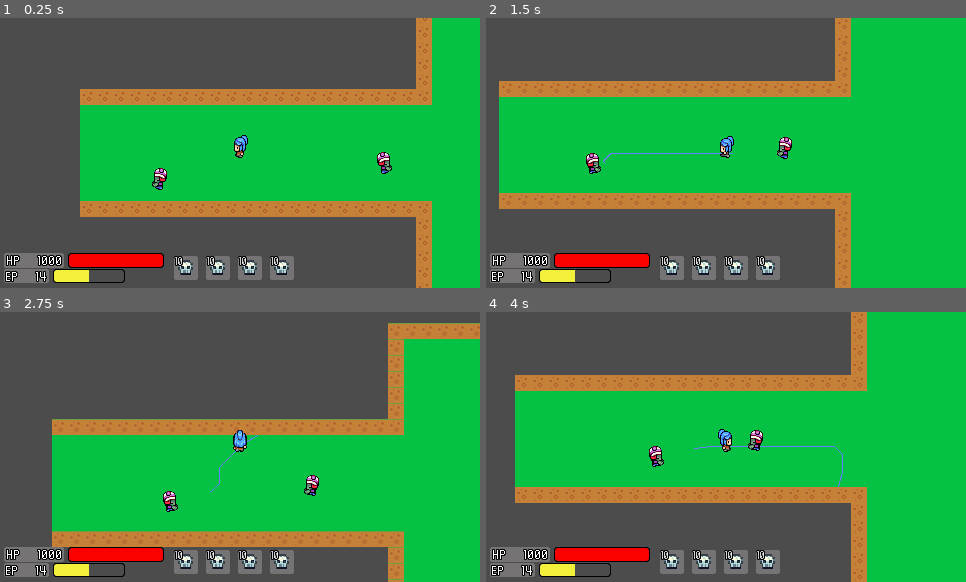
Above: before the commit, frames 1-4 (two rows, left to right).
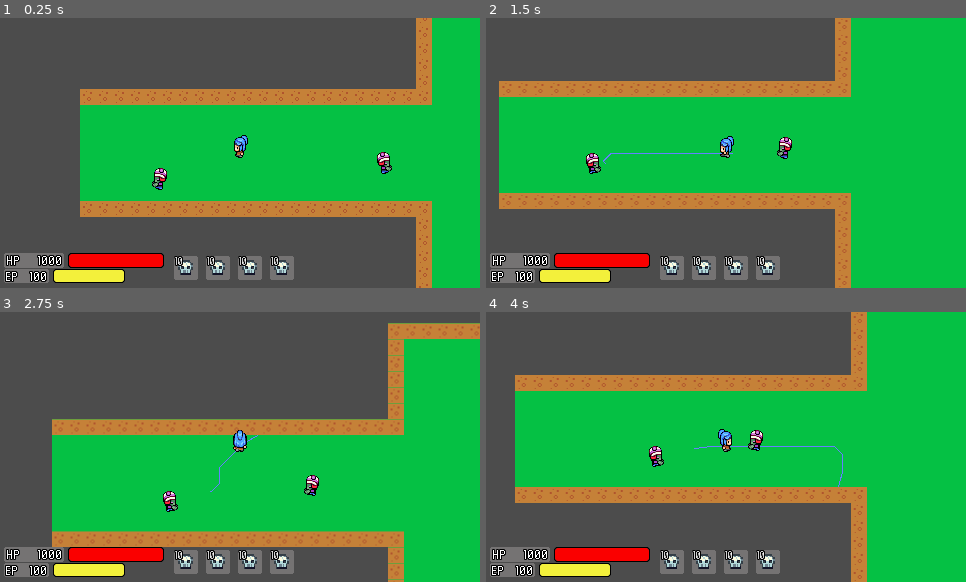
Above: after the commit, the same moments.

Repository: destroysound/DungeonCrawl
Game: Godot game, scene res://GameScene.tscn
Same seed, same stepped clock (60 frames per second), same inputs: the game is played once before the commit and once after it.
Inputs (mouse positions are in pixels of both pictures, inside the frame that each line leads up to):
- Up to frame 1 (0.25 s): no input
- Up to frame 2 (1.5 s): move the mouse to (870, 163) at 0.52 s; click (870, 163) at 0.67 s; move the mouse to (596, 163) at 1.27 s; click (596, 163) at 1.42 s
- Up to frame 3 (2.75 s): move the mouse to (288, 387) at 2.02 s; click (288, 387) at 2.17 s
- Up to frame 4 (4 s): move the mouse to (702, 501) at 2.77 s; click (702, 501) at 2.92 s; move the mouse to (870, 487) at 3.52 s; click (870, 487) at 3.67 s

The runs differ from the first frame. In frame 1, 0.4% of the frame differs, in the area x 6-26%, y 93-98%; in frame 2, 0.4%; in frame 3, 0.4%; in frame 4, 0.4%.

Commit message:
energy ui

Diff:
--- a/Bar.tscn
+++ b/Bar.tscn
@@ -76,5 +76,3 @@
 nine_patch_stretch = true
 stretch_margin_left = 48
 stretch_margin_right = 48
-
-[node name="Tween" type="Tween" parent="."]
--- a/GUI.gd
+++ b/GUI.gd
@@ -1,24 +1,32 @@
 extends Control
 
-onready var number_label = $GUI/HBoxContainer/Bars/LifeBar/Count/Background/Number
-onready var bar = $GUI/HBoxContainer/Bars/LifeBar/Gauge
-onready var tween = $GUI/HBoxContainer/Bars/LifeBar/Tween
+onready var life_number_label = $GUI/HBoxContainer/Bars/LifeBar/Count/Background/Number
+onready var life_bar = $GUI/HBoxContainer/Bars/LifeBar/Gauge
+onready var stamina_number_label = $GUI/HBoxContainer/Bars/EnergyBar/Count/Background/Number
+onready var stamina_bar = $GUI/HBoxContainer/Bars/EnergyBar/Gauge
+onready var tween = $GUI/HBoxContainer/Bars/Tween
+
 onready var player = $"/root/GameScene/YSort/Player"
 var animated_health = 0
+var animated_stamina = 0
 
 func _ready():
 	var playerMaxHp = player.maxHp
-	bar.max_value = playerMaxHp
+	var playerMaxStamina = player.maxStamina
+	life_bar.max_value = playerMaxHp
+	stamina_bar.max_value = playerMaxStamina
 	animated_health = player.curHp
+	animated_stamina = player.curStamina
 	update_health(player.curHp)
+	update_stamina(player.curStamina)
 
 func _process(delta):
-	var round_value = round(animated_health)
-	bar.value = animated_health
+	life_bar.value = animated_health
+	stamina_bar.value = animated_stamina
 
 func _on_Player_health_changed(curHp, maxHp):
-	bar.max_value = maxHp
-	number_label.text = str(curHp)
+	life_bar.max_value = maxHp
+	life_number_label.text = str(curHp)
 	update_health(curHp)
 
 func update_health(new_value):
@@ -31,3 +39,15 @@
 	var start_color = Color(1.0, 1.0, 1.0, 1.0)
 	var end_color = Color(1.0, 1.0, 1.0, 0.0)
 	tween.interpolate_property(self, "modulate", start_color, end_color, 1.0)
+
+
+func _on_Player_stamina_changed(curStamina, maxStamina):
+	stamina_bar.max_value = maxStamina
+	stamina_number_label.text = str(curStamina)
+	update_stamina(curStamina)
+
+
+func update_stamina(new_value):
+	tween.interpolate_property(self, "animated_stamina", animated_stamina, new_value, 0.1)
+	if not tween.is_active():
+		tween.start()
--- a/GUI.tscn
+++ b/GUI.tscn
@@ -55,6 +55,8 @@
 margin_right = 160.0
 margin_bottom = 30.0
 
+[node name="Tween" type="Tween" parent="GUI/HBoxContainer/Bars"]
+
 [node name="Abilities" type="HBoxContainer" parent="GUI/HBoxContainer"]
 margin_left = 170.0
 margin_top = 3.0
--- a/GameScene.tscn
+++ b/GameScene.tscn
@@ -43,3 +43,4 @@
 end_cap_mode = 2
 [connection signal="died" from="YSort/Player" to="CanvasLayer/UI" method="_on_Player_died"]
 [connection signal="health_changed" from="YSort/Player" to="CanvasLayer/UI" method="_on_Player_health_changed"]
+[connection signal="stamina_changed" from="YSort/Player" to="CanvasLayer/UI" method="_on_Player_stamina_changed"]
--- a/Player.gd
+++ b/Player.gd
@@ -21,12 +21,16 @@
 var damageText = preload("res://DamageText.tscn")
 
 signal health_changed(curHp, maxHp)
+signal stamina_changed(curStamina, maxStamina)
 signal died()
 
 func _ready ():
 	maxHp = 1000
 	curHp = 1000
+	maxStamina = 100
+	curStamina = 100
 	emit_signal("health_changed", curHp, maxHp)
+	emit_signal("stamina_changed", curStamina, maxStamina)
 	#ui.update_level_text(curLevel)
 	#ui.update_health_bar(curHp, maxHp)
 	#ui.update_xp_bar(curXp,xpToNextLevel)
@@ -124,6 +128,10 @@
 	emit_signal("health_changed", curHp, maxHp)
 	.take_damage(dmgToTake)
 
+func lose_stamina (staminaToLose):
+	emit_signal("stamina_changed", curStamina, maxStamina)
+	return .lose_stamina(staminaToLose)
+
 func select_enemy(enemy):
 	if selectedEnemy:
 		selectedEnemy.deselect()
@@ -141,11 +149,14 @@
 func begin_dash(position):
 	dashPrep = false
 	skillshot.visible = false
-	path = []
-	set_collision_mask_bit(1, false)
-	dashClickPosition = position
-	dashPosition = null
-	dashing = true
+
+	var didLoseStamina = lose_stamina(5)
+	if didLoseStamina:
+		path = []
+		set_collision_mask_bit(1, false)
+		dashClickPosition = position
+		dashPosition = null
+		dashing = true
 
 func stop_dash():
 	dashing = false;
--- a/Player.tscn
+++ b/Player.tscn
@@ -14,143 +14,143 @@
 [sub_resource type="AtlasTexture" id=4]
 flags = 4
 atlas = ExtResource( 1 )
+region = Rect2( 0, 64, 16, 32 )
+
+[sub_resource type="AtlasTexture" id=5]
+flags = 4
+atlas = ExtResource( 1 )
+region = Rect2( 16, 64, 16, 32 )
+
+[sub_resource type="AtlasTexture" id=6]
+flags = 4
+atlas = ExtResource( 1 )
+region = Rect2( 32, 64, 16, 32 )
+
+[sub_resource type="AtlasTexture" id=7]
+flags = 4
+atlas = ExtResource( 1 )
+region = Rect2( 48, 0, 16, 32 )
+
+[sub_resource type="AtlasTexture" id=8]
+flags = 4
+atlas = ExtResource( 1 )
+region = Rect2( 64, 0, 16, 32 )
+
+[sub_resource type="AtlasTexture" id=9]
+flags = 4
+atlas = ExtResource( 1 )
+region = Rect2( 0, 96, 16, 32 )
+
+[sub_resource type="AtlasTexture" id=10]
+flags = 4
+atlas = ExtResource( 1 )
+region = Rect2( 16, 96, 16, 32 )
+
+[sub_resource type="AtlasTexture" id=11]
+flags = 4
+atlas = ExtResource( 1 )
+region = Rect2( 32, 96, 16, 32 )
+
+[sub_resource type="AtlasTexture" id=12]
+flags = 4
+atlas = ExtResource( 1 )
+region = Rect2( 48, 32, 16, 32 )
+
+[sub_resource type="AtlasTexture" id=13]
+flags = 4
+atlas = ExtResource( 1 )
+region = Rect2( 64, 32, 16, 32 )
+
+[sub_resource type="AtlasTexture" id=14]
+flags = 4
+atlas = ExtResource( 1 )
+region = Rect2( 48, 64, 16, 32 )
+
+[sub_resource type="AtlasTexture" id=15]
+flags = 4
+atlas = ExtResource( 1 )
+region = Rect2( 64, 64, 16, 32 )
+
+[sub_resource type="AtlasTexture" id=16]
+flags = 4
+atlas = ExtResource( 1 )
+region = Rect2( 0, 0, 16, 32 )
+
+[sub_resource type="AtlasTexture" id=17]
+flags = 4
+atlas = ExtResource( 1 )
+region = Rect2( 16, 0, 16, 32 )
+
+[sub_resource type="AtlasTexture" id=18]
+flags = 4
+atlas = ExtResource( 1 )
+region = Rect2( 32, 0, 16, 32 )
+
+[sub_resource type="AtlasTexture" id=19]
+flags = 4
+atlas = ExtResource( 1 )
+region = Rect2( 48, 96, 16, 32 )
+
+[sub_resource type="AtlasTexture" id=20]
+flags = 4
+atlas = ExtResource( 1 )
+region = Rect2( 64, 96, 16, 32 )
+
+[sub_resource type="AtlasTexture" id=21]
+flags = 4
+atlas = ExtResource( 1 )
 region = Rect2( 0, 32, 16, 32 )
 
-[sub_resource type="AtlasTexture" id=5]
+[sub_resource type="AtlasTexture" id=22]
 flags = 4
 atlas = ExtResource( 1 )
 region = Rect2( 16, 32, 16, 32 )
 
-[sub_resource type="AtlasTexture" id=6]
+[sub_resource type="AtlasTexture" id=23]
 flags = 4
 atlas = ExtResource( 1 )
 region = Rect2( 32, 32, 16, 32 )
-
-[sub_resource type="AtlasTexture" id=7]
-flags = 4
-atlas = ExtResource( 1 )
-region = Rect2( 0, 96, 16, 32 )
-
-[sub_resource type="AtlasTexture" id=8]
-flags = 4
-atlas = ExtResource( 1 )
-region = Rect2( 16, 96, 16, 32 )
-
-[sub_resource type="AtlasTexture" id=9]
-flags = 4
-atlas = ExtResource( 1 )
-region = Rect2( 32, 96, 16, 32 )
-
-[sub_resource type="AtlasTexture" id=10]
-flags = 4
-atlas = ExtResource( 1 )
-region = Rect2( 0, 0, 16, 32 )
-
-[sub_resource type="AtlasTexture" id=11]
-flags = 4
-atlas = ExtResource( 1 )
-region = Rect2( 16, 0, 16, 32 )
-
-[sub_resource type="AtlasTexture" id=12]
-flags = 4
-atlas = ExtResource( 1 )
-region = Rect2( 32, 0, 16, 32 )
-
-[sub_resource type="AtlasTexture" id=13]
-flags = 4
-atlas = ExtResource( 1 )
-region = Rect2( 0, 64, 16, 32 )
-
-[sub_resource type="AtlasTexture" id=14]
-flags = 4
-atlas = ExtResource( 1 )
-region = Rect2( 16, 64, 16, 32 )
-
-[sub_resource type="AtlasTexture" id=15]
-flags = 4
-atlas = ExtResource( 1 )
-region = Rect2( 32, 64, 16, 32 )
-
-[sub_resource type="AtlasTexture" id=16]
-flags = 4
-atlas = ExtResource( 1 )
-region = Rect2( 48, 32, 16, 32 )
-
-[sub_resource type="AtlasTexture" id=17]
-flags = 4
-atlas = ExtResource( 1 )
-region = Rect2( 64, 32, 16, 32 )
-
-[sub_resource type="AtlasTexture" id=18]
-flags = 4
-atlas = ExtResource( 1 )
-region = Rect2( 48, 64, 16, 32 )
-
-[sub_resource type="AtlasTexture" id=19]
-flags = 4
-atlas = ExtResource( 1 )
-region = Rect2( 64, 64, 16, 32 )
-
-[sub_resource type="AtlasTexture" id=20]
-flags = 4
-atlas = ExtResource( 1 )
-region = Rect2( 48, 96, 16, 32 )
-
-[sub_resource type="AtlasTexture" id=21]
-flags = 4
-atlas = ExtResource( 1 )
-region = Rect2( 64, 96, 16, 32 )
-
-[sub_resource type="AtlasTexture" id=22]
-flags = 4
-atlas = ExtResource( 1 )
-region = Rect2( 48, 0, 16, 32 )
-
-[sub_resource type="AtlasTexture" id=23]
-flags = 4
-atlas = ExtResource( 1 )
-region = Rect2( 64, 0, 16, 32 )
 
 [sub_resource type="SpriteFrames" id=24]
 animations = [ {
 "frames": [ SubResource( 4 ), SubResource( 5 ), SubResource( 6 ) ],
 "loop": true,
+"name": "walk_right",
+"speed": 5.0
+}, {
+"frames": [ SubResource( 7 ), SubResource( 8 ) ],
+"loop": true,
+"name": "attack_down",
+"speed": 5.0
+}, {
+"frames": [ SubResource( 9 ), SubResource( 10 ), SubResource( 11 ) ],
+"loop": true,
+"name": "walk_up",
+"speed": 5.0
+}, {
+"frames": [ SubResource( 12 ), SubResource( 13 ) ],
+"loop": true,
+"name": "attack_left",
+"speed": 5.0
+}, {
+"frames": [ SubResource( 14 ), SubResource( 15 ) ],
+"loop": true,
+"name": "attack_right",
+"speed": 5.0
+}, {
+"frames": [ SubResource( 16 ), SubResource( 17 ), SubResource( 18 ) ],
+"loop": true,
+"name": "walk_down",
+"speed": 5.0
+}, {
+"frames": [ SubResource( 19 ), SubResource( 20 ) ],
+"loop": true,
+"name": "attack_up",
+"speed": 5.0
+}, {
+"frames": [ SubResource( 21 ), SubResource( 22 ), SubResource( 23 ) ],
+"loop": true,
 "name": "walk_left",
-"speed": 5.0
-}, {
-"frames": [ SubResource( 7 ), SubResource( 8 ), SubResource( 9 ) ],
-"loop": true,
-"name": "walk_up",
-"speed": 5.0
-}, {
-"frames": [ SubResource( 10 ), SubResource( 11 ), SubResource( 12 ) ],
-"loop": true,
-"name": "walk_down",
-"speed": 5.0
-}, {
-"frames": [ SubResource( 13 ), SubResource( 14 ), SubResource( 15 ) ],
-"loop": true,
-"name": "walk_right",
-"speed": 5.0
-}, {
-"frames": [ SubResource( 16 ), SubResource( 17 ) ],
-"loop": true,
-"name": "attack_left",
-"speed": 5.0
-}, {
-"frames": [ SubResource( 18 ), SubResource( 19 ) ],
-"loop": true,
-"name": "attack_right",
-"speed": 5.0
-}, {
-"frames": [ SubResource( 20 ), SubResource( 21 ) ],
-"loop": true,
-"name": "attack_up",
-"speed": 5.0
-}, {
-"frames": [ SubResource( 22 ), SubResource( 23 ) ],
-"loop": true,
-"name": "attack_down",
 "speed": 5.0
 } ]
 
--- a/StatEntity.gd
+++ b/StatEntity.gd
@@ -2,6 +2,8 @@
 
 var curHp : int = 50
 var maxHp : int = 50
+var curStamina : int = 50
+var maxStamina : int = 50
 var damage : = 5
 var attackRate : = 10.0
 var attackRange : = 20
@@ -19,6 +21,12 @@
 	take_damage(dmgToTake)
 	return [dmgToTake, critted]
 
+func lose_stamina (staminaToLose):
+	if curStamina < staminaToLose:
+		return false
+
+	curStamina -= staminaToLose
+	return true
 
 func take_damage (dmgToTake):
 	curHp -= dmgToTake
Not shown, changed: plotpointsheet.txt
